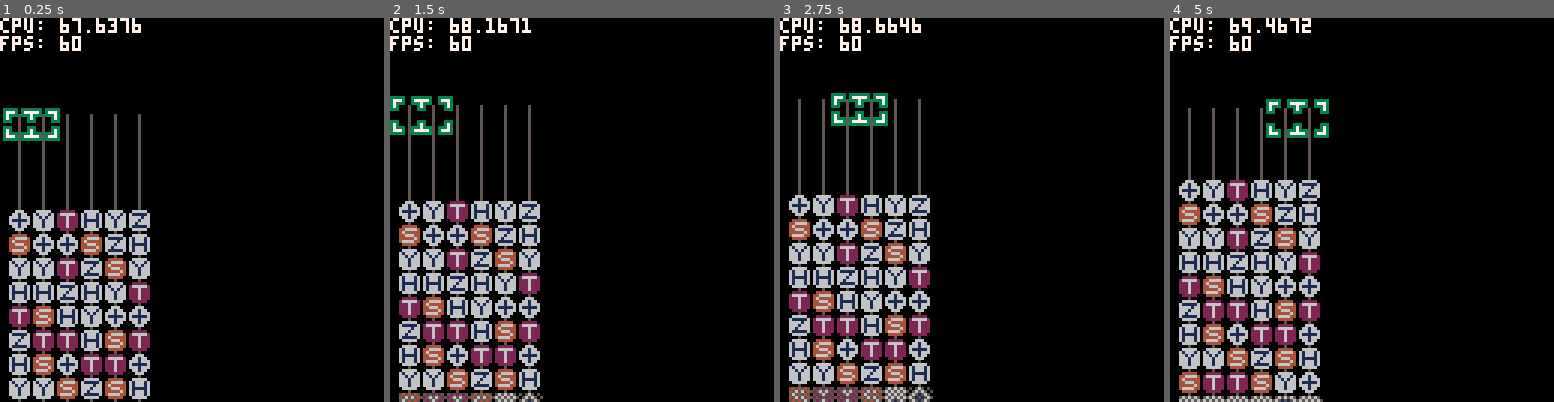
Above: before the commit, frames 1-4 (left to right).
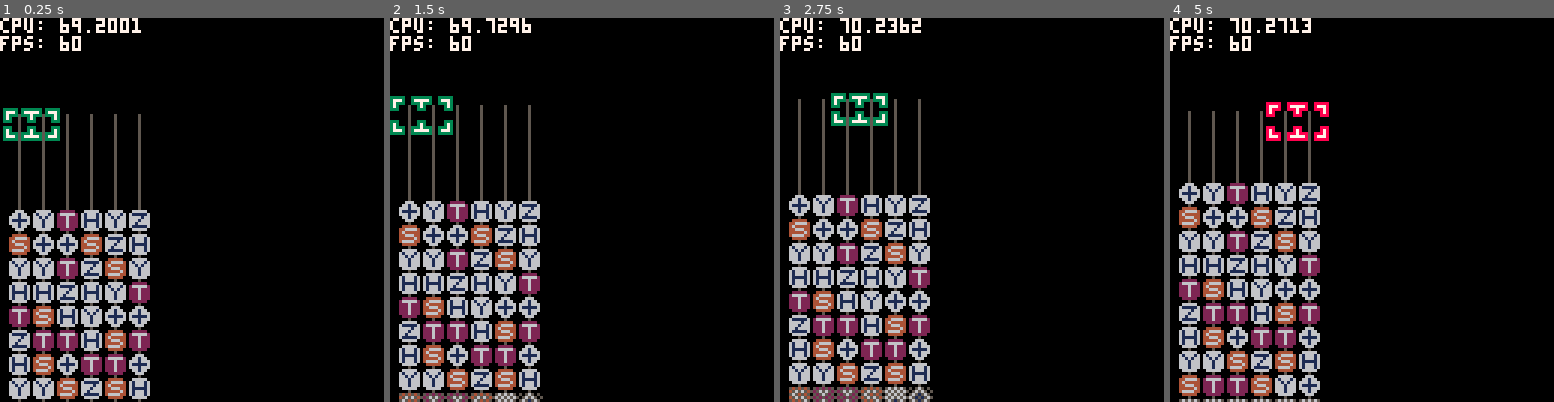
Above: after the commit, the same moments.

Repository: qniapp/quantattack
Game: PICO-8 cartridge qitaev.p8
Same seed, same stepped clock (60 frames per second), same inputs: the game is played once before the commit and once after it.
Inputs:
- Up to frame 1 (0.25 s): no input
- Up to frame 2 (1.5 s): tap O (Z key) at 0.7 s
- Up to frame 3 (2.75 s): hold Right 1.6-2.1 s; tap O (Z key) at 1.7, 2.1, 2.5 s; hold Up 2.15-2.42 s; hold Right from 2.47 s (still down)
- Up to frame 4 (5 s): tap O (Z key) every 0.4 s from 2.9 to 4.9 s; release Right at 3.03 s; hold Left 3.08-3.58 s; hold Down 3.63-3.97 s; hold Right 4.02-4.68 s; hold Up from 4.73 s (still down)

The runs differ from the first frame. In frame 1, 0.2% of the frame differs, in the area x 18-37%, y 0-4%; in frame 2, 0.2%; in frame 3, 0.2%; in frame 4, 11%, in the area x 2-42%, y 0-100%.

Commit message:
swap のアニメーションを追加

Diff:
--- a/qitaev.p8
+++ b/qitaev.p8
@@ -54,11 +54,11 @@
 }
 
 gate_reduction_rules = {
-  reduce = function(self, board, x, y, including_next)
-    including_next = including_next or false
-
-    if including_next then
-      if y + 1 > board.rows + 1 then
+  reduce = function(self, board, x, y, include_next)
+    include_next = include_next or false
+
+    if include_next then
+      if y + 1 > board.rows + board.next_row then
         return {}
       end
     else
@@ -107,8 +107,8 @@
       return { gate.i(), gate.s() }
     end
 
-    if including_next then
-      if y + 2 > board.rows + 1 then
+    if include_next then
+      if y + 2 > board.rows + board.next_row then
         return {}
       end
     else
@@ -119,16 +119,19 @@
 
     -- hxh -> z
     if (board:idle_gate_at(x, y).type == "h" and board:idle_gate_at(x, y + 1).type == "x" and board:idle_gate_at(x, y + 2).type == "h") then
+      printh("hxh -> z")
       return { gate.i(), gate.i(), gate.z() }
     end
 
     -- hzh -> z
     if (board:idle_gate_at(x, y).type == "h" and board:idle_gate_at(x, y + 1).type == "z" and board:idle_gate_at(x, y + 2).type == "h") then
+      printh("hzh -> z")
       return { gate.i(), gate.i(), gate.x() }
     end
 
     -- szs -> z
     if (board:idle_gate_at(x, y).type == "s" and board:idle_gate_at(x, y + 1).type == "z" and board:idle_gate_at(x, y + 2).type == "s") then
+      printh("szs -> z")
       return { gate.i(), gate.i(), gate.z() }
     end
 
@@ -149,6 +152,7 @@
         self.left = left
         self.cols = board.cols
         self.rows = board.rows
+        self.next_row = board.next_row
         self.raised_dots = 0
 
         for x = 1, board.cols do
@@ -157,8 +161,7 @@
             if y >= 5 then
               repeat
                 self:set(x, y, self:_random_gate())
-              until (self:idle_gate_at(x, y).type ~= "i" and
-                     #gate_reduction_rules:reduce(self, x, y, true) == 0)
+              until (#gate_reduction_rules:reduce(self, x, y, true) == 0)
             else
               self:set(x, y, gate.i())
             end
@@ -197,7 +200,17 @@
             local y = self.top + (by - 1) * gate.size
 
             wire:draw(x, y - self.raised_dots)
-            self.gate[bx][by]:draw(x, y - self.raised_dots)
+
+            local gate = self.gate[bx][by]
+            if gate:is_swapping_with_left() then
+              gate:draw(x + 4, y - self.raised_dots)
+            elseif gate:is_swapping_with_right() then
+              gate:draw(x - 4, y - self.raised_dots)
+            else
+              gate:draw(x, y - self.raised_dots)
+            end
+
+            -- self.gate[bx][by]:draw(x, y - self.raised_dots)
 
             if (by == board.rows + board.next_row) then
               spr(13, x, y - self.raised_dots)
@@ -215,6 +228,9 @@
         if not self:is_swappable(left_gate, right_gate) then
           return false
         end
+
+        right_gate:swap_with_left()
+        left_gate:swap_with_right()
 
         self:set(xl, y, right_gate)
         self:set(xr, y, left_gate)
@@ -305,13 +321,11 @@
           end
         end
 
-        -- todo: 3 量子ビットで消えないかチェック
         for x = 1, board.cols do
           repeat
             self:set(x, board.rows + board.next_row, self:_random_gate())
-          until (self:idle_gate_at(x, board.rows + board.next_row).type ~= "i" and
-                 #gate_reduction_rules:reduce(self, x, board.rows, true) == 0)
-          --     #gate_reduction_rules:reduce(self, x, board.rows - 1, true) == 0)
+            gate_reduction_rules:reduce(self, x, board.rows - 1, true)
+          until (#gate_reduction_rules:reduce(self, x, board.rows, true) == 0)
         end
       end,
 
@@ -337,7 +351,12 @@
       -- private
 
       _random_gate = function(self)
-        return gate:new(gate.types[flr(rnd(#gate.types)) + 1])
+        local non_i_gate = nil
+        repeat
+          non_i_gate = gate:new(gate.types[flr(rnd(#gate.types)) + 1])
+        until non_i_gate.type ~= "i"
+
+        return non_i_gate
       end,
     }
 
@@ -428,10 +447,13 @@
 
   size = 8,
 
+  num_frames_swap = 4,
+
   new = function(self, type)
     return {
       type = type,
       replace_with_type = nil,
+      -- todo: state -> _state
       state = "idle",
 
       draw = function(self, x, y)
@@ -464,9 +486,25 @@
         self.state = new_state
       end,
 
+      swap_with_left = function(self)
+        self:change_state("swapping_with_left")
+      end,
+
+      swap_with_right = function(self)
+        self:change_state("swapping_with_right")
+      end,
+
       update = function(self)
         if self:is_idle() then
           return
+        elseif self:is_swapping() then
+          if self.tick_swap == nil then
+            self.tick_swap = 0
+          elseif self.tick_swap < gate.num_frames_swap then
+            self.tick_swap += 1
+          else
+            self:change_state("idle")
+          end
         elseif self:is_match() then
           if self.tick_match == nil then
             self.tick_match = 0
@@ -482,7 +520,7 @@
              self.tick_drop = nil
              self:change_state("idle")
           end
-         else
+        else
           assert(false, "we should never get here")
         end
       end,
@@ -491,6 +529,18 @@
         return self.state == "idle"
       end,
 
+      is_swapping = function(self)
+        return self:is_swapping_with_left() or self:is_swapping_with_right()
+      end,
+
+      is_swapping_with_left = function(self)
+        return self.state == "swapping_with_left"
+      end,
+
+      is_swapping_with_right = function(self)
+        return self.state == "swapping_with_right"
+      end,
+
       is_match = function(self)
         return self.state == "match"
       end,
@@ -503,6 +553,8 @@
 
       _sprite = function(self)
         if self:is_idle() then
+          return gate.sprites.idle[self.type]
+        elseif self:is_swapping() then
           return gate.sprites.idle[self.type]
         elseif self:is_match() then
           local icon = self.tick_match % 12
